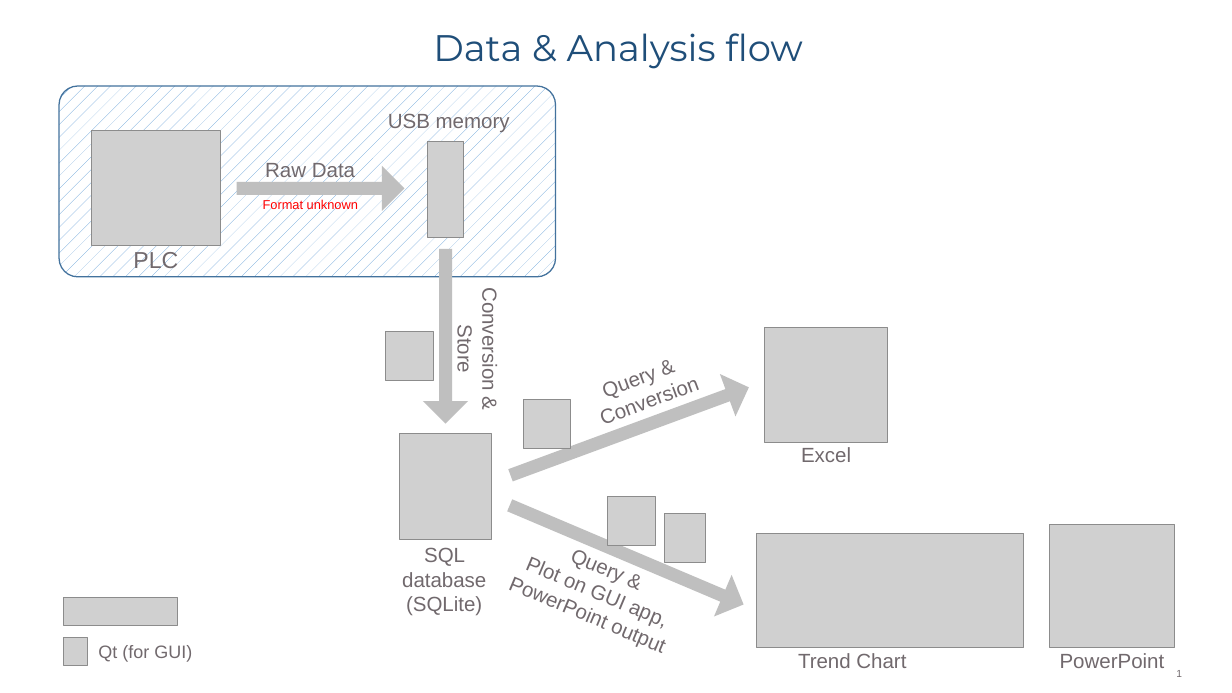
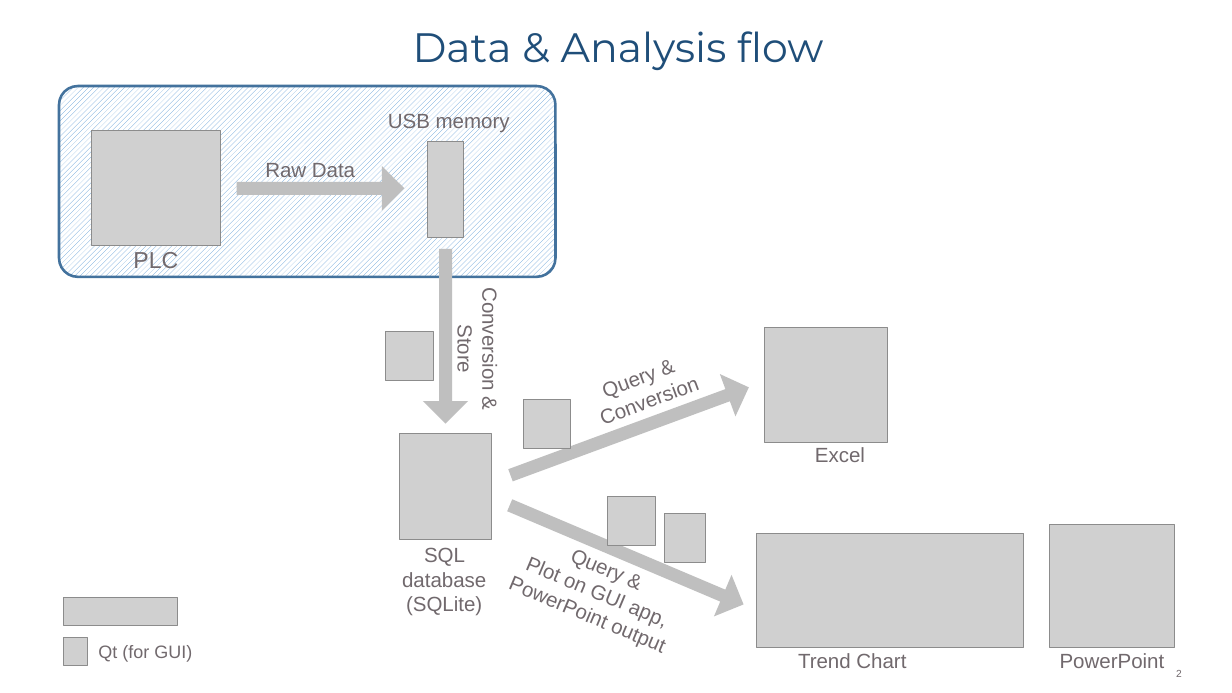
Before and after one commit to bitwalk123/demo_01, a slide deck: slide 2 of doc/DataAnalysisFlow.pptx (slide 1 before the commit). Drawn at 1232x693 pixels with LibreOffice and Linux fonts; fonts in the diff are those of the drawing; grey boxes stand for pictures. Boxes give left, top, right and bottom in pixels: in the first picture for what was removed or moved away, otherwise in the second. Text is boxed around its words. In the diff, an @@ line names an element or a change of style, - is before the commit and + after.

```diff
--- a/doc/DataAnalysisFlow.pptx
+++ b/doc/DataAnalysisFlow.pptx
@@ text "Data & Analysis flow" at bbox=[413, 31, 823, 70]: size 28.8 to 32 pt @@
@@ rounded rectangle at bbox=[59, 86, 555, 276]: outline #43739E 1 pt to #43729D 2 pt @@
@@ text at bbox=[263, 199, 358, 212]: paragraph removed @@
-Format unknown
@@ text "Excel": place and size @@
-text "Excel" at bbox=[801, 447, 851, 462]
+text "Excel" at bbox=[815, 447, 865, 462]
```
Also in this commit, not shown: 2 slides added, 6 other files.
